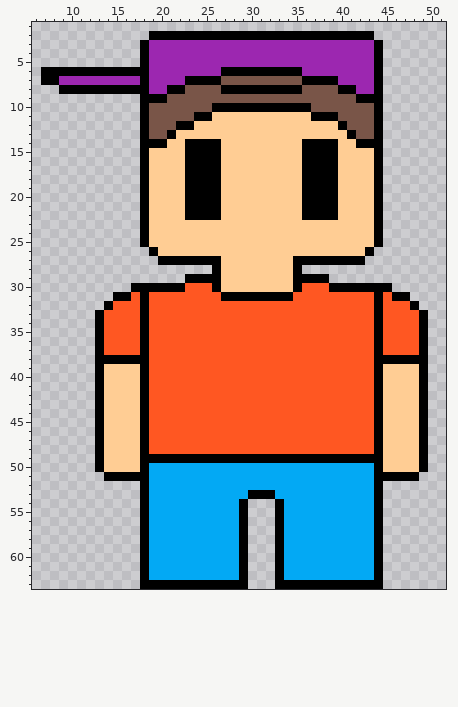
Two states of a pixel-art sprite, img/frames_com_fruta/pixil-frame-2.png. Above: the version before the commit.
The file is 64x64 pixels. Shown: x 6..51, y 1..63.
The result:
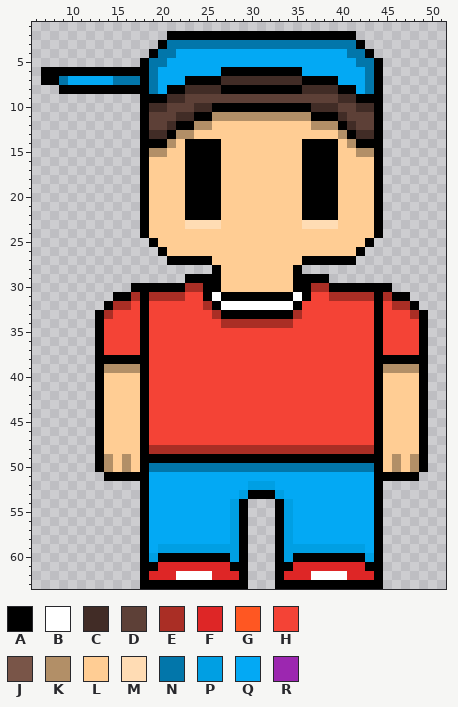
Palette (. is transparent): A #000000  B #ffffff  C #412c26  D #5d4037  E #aa2e25  F #de2626  G #ff5722  H #f44336  J #795548  K #b28f67  L #ffcd94  M #ffdcb4  N #0276aa  P #009fe3  Q #03a9f4  R #9c27b0
Edits made:
y 2: x 19..20 AA -> ..; x 42..43 AA -> ..
y 3: x 18..44 ARRRRRRRRRRRRRRRRRRRRRRRRRA -> ..ANNNNNNNNNNNNNNNNNNNNNA..
y 4: x 18..44 ARRRRRRRRRRRRRRRRRRRRRRRRRA -> .ANNQQQQQQQQQQQQQQQQQQQNNA.
y 5: x 19..43 RRRRRRRRRRRRRRRRRRRRRRRRR -> NNQQQQQQQQQQQQQQQQQQQQQNN
y 6: x 19..26 RRRRRRRR -> NQQQQQQQ; x 36..43 RRRRRRRR -> QQQQQQQN
y 7: x 9..17 RRRRRRRRR -> NQQQQQNNN; x 19..22 RRRR -> NQQQ; x 27..35 JJJJJJJJJ -> CCCCCCCCC; x 40..43 RRRR -> QQQN
y 8: x 19..20 RR -> NQ; x 23..26 JJJJ -> CCCC; x 36..39 JJJJ -> CCCC; x 42..43 RR -> QN
y 9: x 21..41 JJJJJJJJJJJJJJJJJJJJJ -> CCDDDDDDDDDDDDDDDDDCC
y 10: x 19..25 JJJJJJJ -> CCDDDCC; x 37..43 JJJJJJJ -> CCCDDCC
y 11: x 19..23 JJJJJ -> DDDCC; x 26..36 LLLLLLLLLLL -> KKKKKKKKKKK; x 40..43 JJJJ -> CDDD
y 12: x 19..21 JJJ -> DDC; x 24..25 LL -> KK; x 37..39 LLL -> KKK; x 41..43 JJJ -> CDD
y 13: x 19..20 JJ -> CC; x 22..23 LL -> KK; x 40 L -> K; x 42..43 JJ -> CC
y 14: x 21 L -> K; x 41 L -> K
y 15: x 19..20 LL -> KK; x 42..43 LL -> KK
y 23: x 23..26 LLLL -> MMMM; x 36..39 LLLL -> MMMM
y 25: x 18..19 AL -> .A; x 43..44 LA -> A.
y 26: x 19..20 AL -> .A; x 42..43 LA -> A.
y 27: x 20 A -> .; x 26 A -> L; x 35 A -> L; x 42 A -> .
y 30: x 23..25 GGG -> EEA; x 36..38 GGG -> AEE
y 31: x 17 G -> E; x 19..26 GGGGGGGG -> EEEEHHAB; x 35..43 GGGGGGGGG -> BAHHEEEEE; x 45 G -> E
y 32: x 15..17 GGG -> EEH; x 19..43 GGGGGGGGGGGGGGGGGGGGGGGGG -> HHHHHHEABBBBBBBBAHHHHHHHH; x 45..47 GGG -> HEE
y 33: x 14..17 GGGG -> EHHH; x 19..43 GGGGGGGGGGGGGGGGGGGGGGGGG -> HHHHHHHEAAAAAAAAEHHHHHHHH; x 45..48 GGGG -> HHHE
y 34: x 14..17 GGGG -> HHHH; x 19..43 GGGGGGGGGGGGGGGGGGGGGGGGG -> HHHHHHHHEEEEEEEEHHHHHHHHH; x 45..48 GGGG -> HHHH
y 35..37: x 14..17 GGGG -> HHHH; x 19..43 GGGGGGGGGGGGGGGGGGGGGGGGG -> HHHHHHHHHHHHHHHHHHHHHHHHH; x 45..48 GGGG -> HHHH
y 38: x 19..43 GGGGGGGGGGGGGGGGGGGGGGGGG -> HHHHHHHHHHHHHHHHHHHHHHHHH
y 39: x 14..17 LLLL -> KKKK; x 19..43 GGGGGGGGGGGGGGGGGGGGGGGGG -> HHHHHHHHHHHHHHHHHHHHHHHHH; x 45..48 LLLL -> KKKK
y 40..47: x 19..43 GGGGGGGGGGGGGGGGGGGGGGGGG -> HHHHHHHHHHHHHHHHHHHHHHHHH
y 48: x 19..43 GGGGGGGGGGGGGGGGGGGGGGGGG -> EEEEEEEEEEEEEEEEEEEEEEEEE
y 49: x 14 L -> K; x 16 L -> K; x 46 L -> K; x 48 L -> K
y 50: x 14 L -> K; x 16 L -> K; x 19..43 QQQQQQQQQQQQQQQQQQQQQQQQQ -> NNNNNNNNNNNNNNNNNNNNNNNNN; x 46 L -> K; x 48 L -> K
y 52: x 30..32 QQQ -> PPP
y 53: x 29 Q -> P; x 33 Q -> P
y 54..58: x 28 Q -> P; x 34 Q -> P
y 59: x 20..28 QQQQQQQQQ -> PPPPPPPPP; x 34..42 QQQQQQQQQ -> PPPPPPPPP
y 60: x 19..28 QQQQQQQQQQ -> PAAAAAAAAP; x 34..43 QQQQQQQQQQ -> PAAAAAAAAP
y 61: x 19..28 QQQQQQQQQQ -> AFFFFFFFFA; x 34..43 QQQQQQQQQQ -> AFFFFFFFFA
y 62: x 19..28 QQQQQQQQQQ -> FFFBBBBFFF; x 34..43 QQQQQQQQQQ -> FFFBBBBFFF
Where, in picture pixels (left, top, right, bottom), the same in both pictures:
changed: (59, 31, 383, 157)
changed: (104, 220, 419, 580)
